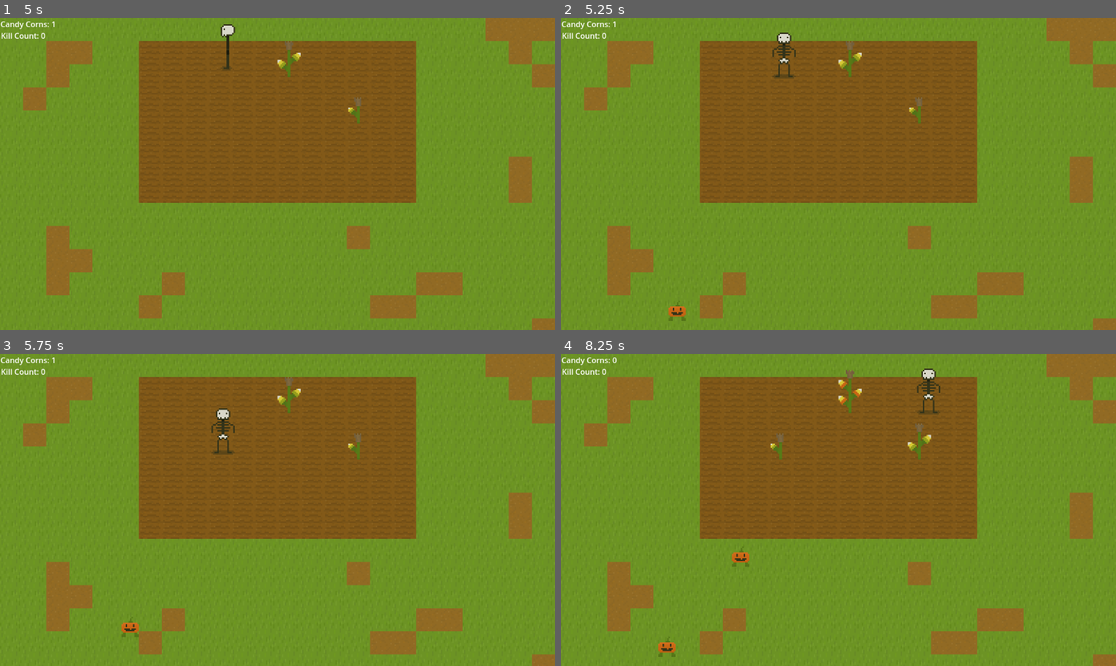
Above: before the commit, frames 1-4 (two rows, left to right).
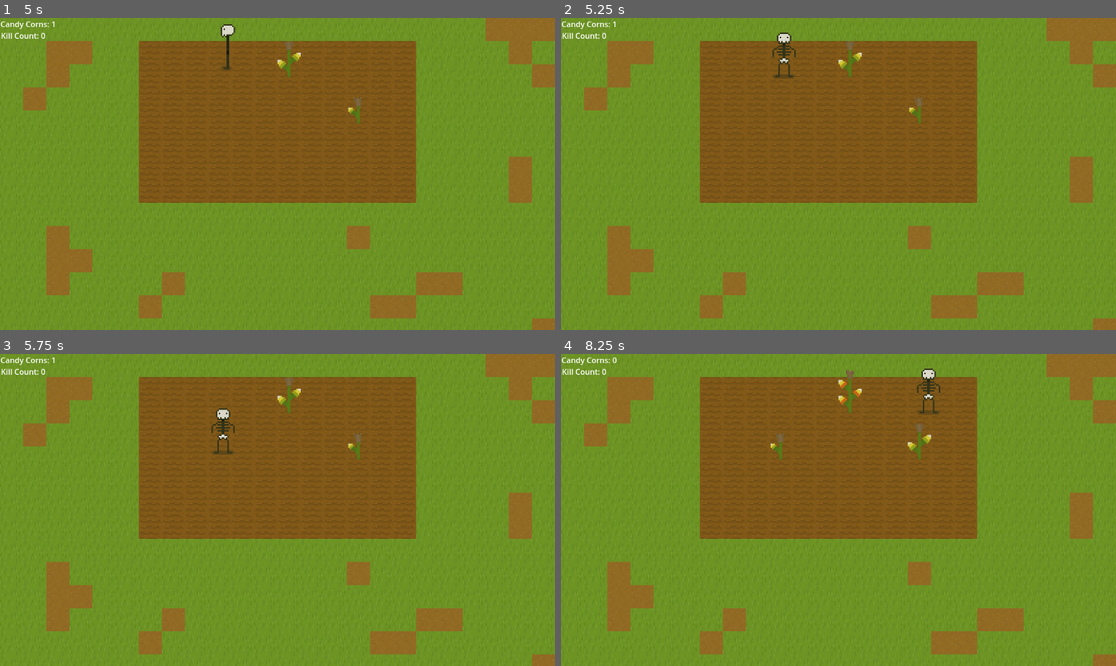
Above: after the commit, the same moments.

Repository: sjhayden/Super-Simple-Spooky-Seed-Simulator
Game: Godot game, scene res://Scenes/world.tscn
The game is run twice, just before and just after one commit, with the same random seed, the same clock (stepped at 60 frames per second) and the same inputs.
Inputs:
- Up to frame 1 (5 s): tap Enter at 0.5 s; hold Right (right) 0.53-1.28 s; tap K (attack) at 0.6, 2.1, 3.6 s; hold Down (down) 1.28-2.03 s; tap J (plant_harvest) at 1.35, 2.85, 4.35 s; hold Right (right) 2.03-2.78 s; hold Up (up) 2.78-3.53 s; hold Left (left) from 3.53 s (still down)
- Up to frame 2 (5.25 s): release Left (left) at 5.03 s; hold Down (down) from 5.03 s (still down); tap K (attack) at 5.1 s
- Up to frame 3 (5.75 s): keep holding Down (down)
- Up to frame 4 (8.25 s): release Down (down) at 5.78 s; hold Right (right) 5.78-6.53 s; tap J (plant_harvest) at 5.85, 7.35 s; hold Up (up) 6.53-7.28 s; tap K (attack) at 6.6, 8.1 s; hold Right (right) 7.28-8.03 s; hold Down (down) from 8.03 s (still down)

Frame 1 is identical in both runs. In frame 2, 0.1% of the frame differs, in the area x 19-23%, y 90-98%; in frame 3, 0.1%; in frame 4, 0.2%, in the area x 17-34%, y 61-98%.

Commit message:
jacks can eat plants

Diff:
--- a/super-simple-spooky-seed-simulator/Scenes/enemy_manager.tscn
+++ b/super-simple-spooky-seed-simulator/Scenes/enemy_manager.tscn
@@ -23,7 +23,7 @@
 wait_time = 3.0
 
 [node name="FirstEnemyTimer" type="Timer" parent="."]
-wait_time = 5.0
+wait_time = 12.0
 one_shot = true
 autostart = true
 
--- a/super-simple-spooky-seed-simulator/Scenes/jack_o_lantern.tscn
+++ b/super-simple-spooky-seed-simulator/Scenes/jack_o_lantern.tscn
@@ -75,7 +75,11 @@
 autostart = true
 
 [node name="HesitationTimer" type="Timer" parent="."]
+wait_time = 0.7
 one_shot = true
+
+[node name="BiteTimer" type="Timer" parent="."]
+wait_time = 0.7
 
 [connection signal="area_entered" from="Hitbox" to="." method="_on_hitbox_area_entered"]
 [connection signal="timeout" from="RecalibrationTimer" to="." method="_on_recalibration_timer_timeout"]
--- a/super-simple-spooky-seed-simulator/Scripts/corn_plant.gd
+++ b/super-simple-spooky-seed-simulator/Scripts/corn_plant.gd
@@ -4,22 +4,35 @@
 @onready var anim := $AnimatedSprite2D
 @onready var grow_timer := $GrowTimer
 var growth_level = 0
-const anim_strings = ["sprout", "growing", "full_grown"]
+const anim_growing_strings = ["sprout", "growing", "full_grown"]
+const anim_eating_string = ["eaten_3", "eaten_2", "eaten_1"]
 const MAX_GROWTH_LEVEL = 2
 var num_corns = 3
 
 func _ready() -> void:
-	anim.play(anim_strings[growth_level]) # unnecessary?
+	anim.play(anim_growing_strings[growth_level]) # unnecessary?
 
 func harvest():
-	if growth_level == MAX_GROWTH_LEVEL:
+	if growth_level == MAX_GROWTH_LEVEL or num_corns == 0:
 		GameManager.change_num_corns(num_corns)
 		queue_free()
+
+func bite():
+	grow_timer.stop()
+	if growth_level == 0:
+		anim.play("eaten_sprout")
+		num_corns = 0
+	elif growth_level == 1:
+		anim.play("eaten_growing")
+		num_corns = 0
+	elif growth_level == MAX_GROWTH_LEVEL:
+		if num_corns > 0: num_corns -= 1
+		anim.play(anim_eating_string[num_corns])
 
 
 func _on_grow_timer_timeout() -> void:
 	if growth_level < MAX_GROWTH_LEVEL:
 		growth_level += 1
-	anim.play(anim_strings[growth_level])
+	anim.play(anim_growing_strings[growth_level])
 	if growth_level >= MAX_GROWTH_LEVEL:
 		grow_timer.stop()
--- a/super-simple-spooky-seed-simulator/Scripts/jack_o_lantern.gd
+++ b/super-simple-spooky-seed-simulator/Scripts/jack_o_lantern.gd
@@ -2,10 +2,13 @@
 
 @onready var anim = $AnimatedSprite2D
 @onready var hesitation = $HesitationTimer
+@onready var bite_timer = $BiteTimer
 var hits_taken := 0
 var target # Vector2 or null
 var SPEED := 100
 var SIGHT_RADIUS := 1000
+var BITE_RANGE := 20
+var eaten_plants_locations = {} # keeps track of plants this jack has already found dead so they don't just stay their eating a dead plant
 
 func _on_hitbox_area_entered(area: Area2D) -> void:
 	if area == Global.playerDamageZone:
@@ -24,32 +27,65 @@
 func _physics_process(_delta: float) -> void:
 	if target == null:
 		velocity = Vector2(0, 0)
+	elif global_position.distance_to(target) <= BITE_RANGE:
+		try_to_bite()
 	else:
 		var direction = global_position.angle_to_point(target)
 		velocity = Vector2(SPEED, 0.0).rotated(direction)
 
 	move_and_slide()
 
-func find_nearest_plant_position():
+func find_nearest_plant():
 	var plants = get_tree().get_nodes_in_group("Plants")
 	var closest_distance := SIGHT_RADIUS
 	var closest_plant: CornPlant
 	var distance
 	for plant:CornPlant in plants:
+		if plant.global_position in eaten_plants_locations: continue
 		distance = global_position.distance_to(plant.global_position)
 		if distance < closest_distance:
 			closest_distance = distance
 			closest_plant = plant
-	if closest_plant == null:
+	return closest_plant
+
+func find_nearest_plant_position():
+	var plant = find_nearest_plant()
+	if plant == null:
 		return null
-	return closest_plant.global_position
+	return plant.global_position
 
+func find_plant_in_range():
+	var plants = get_tree().get_nodes_in_group("Plants")
+	for plant:CornPlant in plants:
+		if global_position.distance_to(plant.global_position) <= BITE_RANGE:
+			return plant
+	return null
 
 
 func _on_recalibration_timer_timeout() -> void:
+	recalibrate()
+
+func recalibrate() -> void:
 	var new_target = find_nearest_plant_position()
 	if new_target == target: return
 	target = null
 	hesitation.start()
 	await hesitation.timeout
 	target = new_target
+
+func try_to_bite():
+	target = null
+	bite_timer.start()
+	while true:
+		await bite_timer.timeout
+		var plant: CornPlant = find_plant_in_range()
+		if plant == null:
+			bite_timer.stop()
+			recalibrate()
+			return
+		if plant.num_corns <= 0:
+			eaten_plants_locations[plant.global_position] = true
+			bite_timer.stop()
+			recalibrate()
+			return
+		plant.bite()
